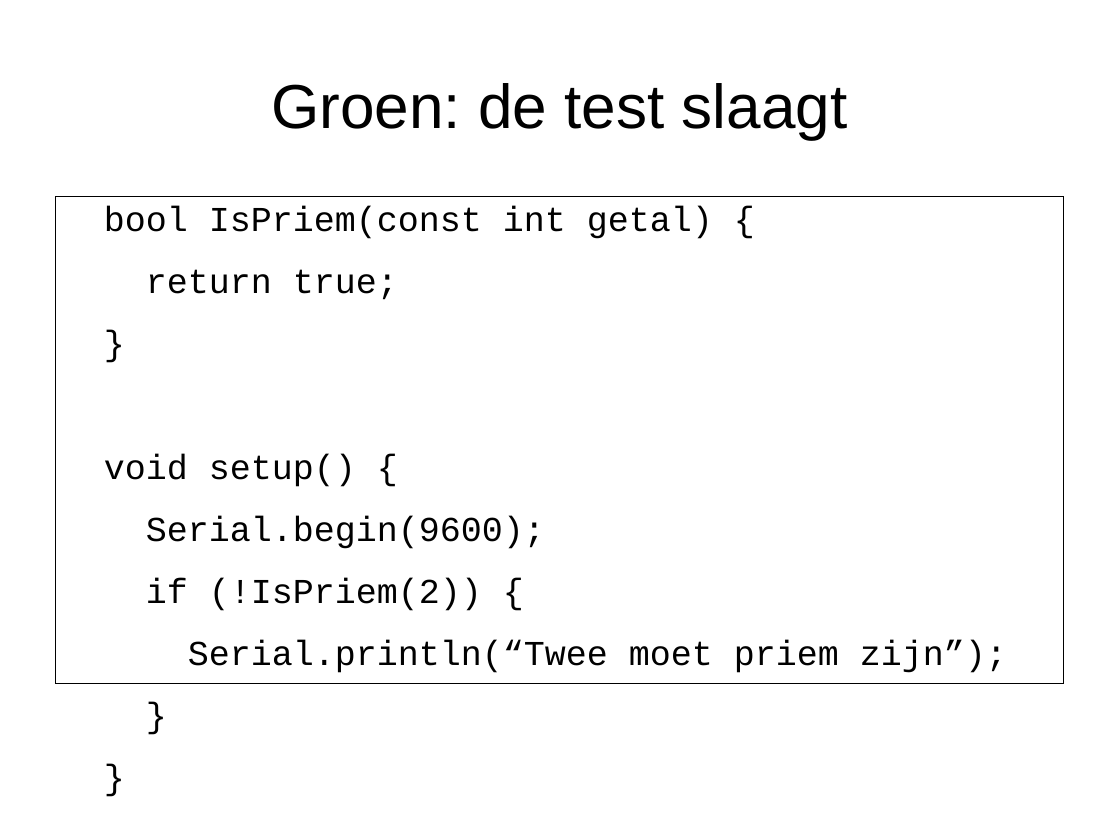
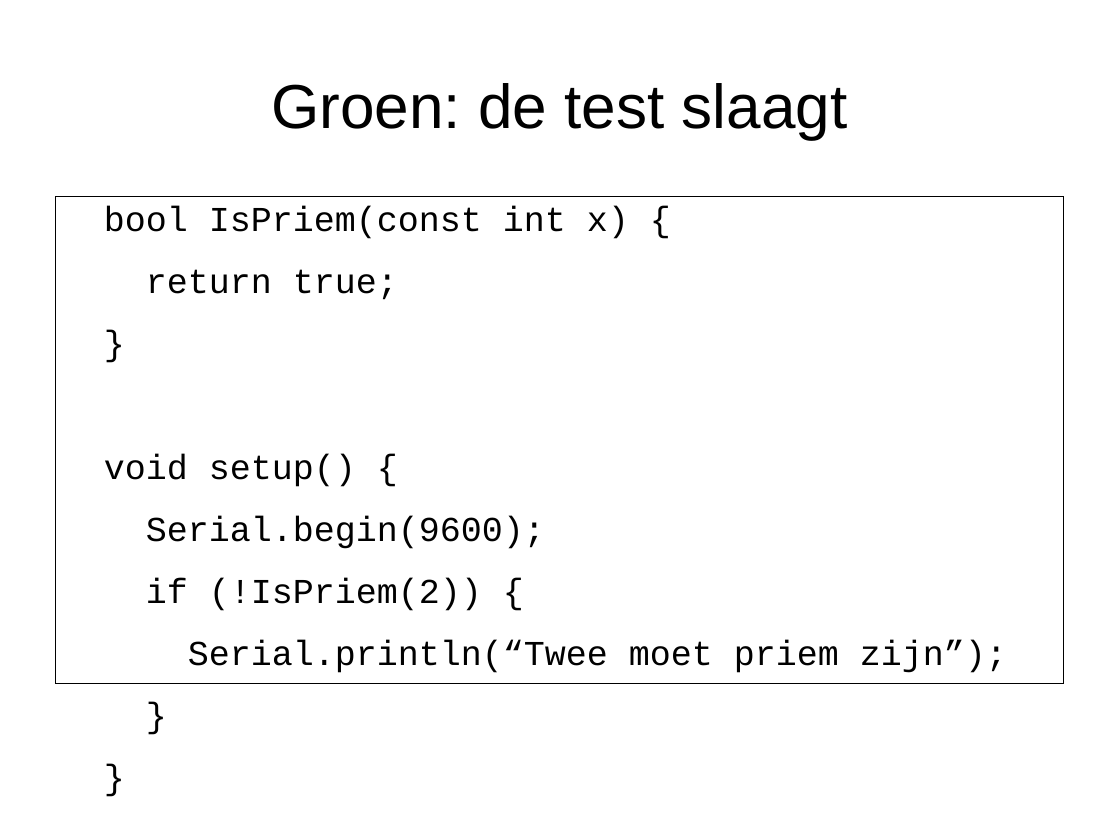
Before and after one commit to djog/arduino_cursus, a slide deck: slide 13 of Raw/TestgestuurdeOntwikkeling.odp. Drawn at 1120x840 pixels with LibreOffice and Linux fonts; fonts in the diff are those of the drawing. Boxes give left, top, right and bottom in pixels: in the first picture for what was removed or moved away, otherwise in the second. Text is boxed around its words. In the diff, an @@ line names an element or a change of style, - is before the commit and + after.

```diff
--- a/Raw/TestgestuurdeOntwikkeling.odp
+++ b/Raw/TestgestuurdeOntwikkeling.odp
@@ text at bbox=[104, 206, 629, 239]: text changed @@
-bool IsPriem(const int getal) {
+bool IsPriem(const int x) {
```
Also in this commit, not shown: 2 other slides changed, 1 slide added, 1 other file.
